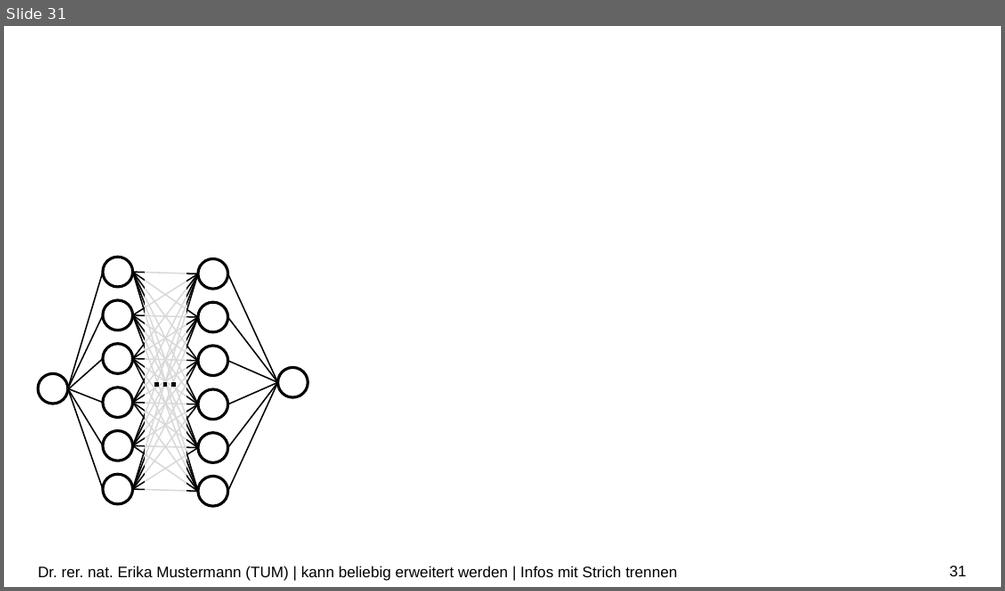
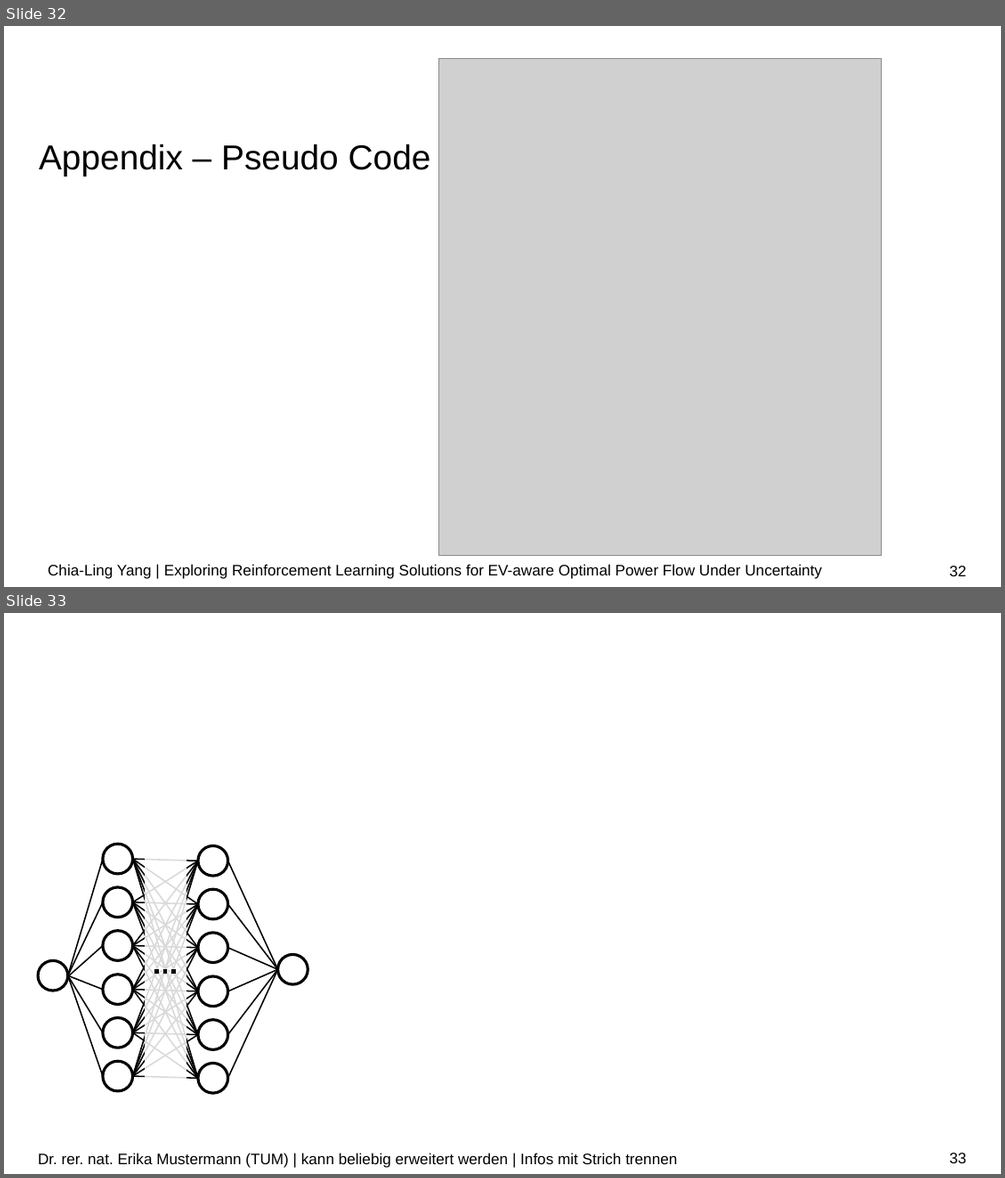
Before and after one commit to chialingyang7718/RL_OPF_EVaware, a slide deck: Mid-term Presentation.pptx. Shown one above the other, each under a label of ours: slide 31 before the commit, slides 32 and 33 after it. The pictures are 1005x591 and 1005x1178 pixels, drawn with LibreOffice and Linux fonts; fonts in the diff are those of the drawing; grey boxes stand for pictures; background and template pictures are left out. Boxes give left, top, right and bottom in pixels: in the first picture for what was removed or moved away, otherwise in the second. Text is boxed around its words. In the diff, an @@ line names an element or a change of style, - is before the commit and + after.

```diff
--- a/Mid-term Presentation.pptx
+++ b/Mid-term Presentation.pptx
@@ slide 32 added at (4,26,1001,587), background #FFFFFF @@
@@ picture added at (438,59,882,556) @@
@@ title added at (39,143,431,176), 25 pt, text #000000 @@
+Appendix – Pseudo Code
@@ text added at (48,564,822,579), 11 pt, text #000000 @@
+Chia-Ling Yang | Exploring Reinforcement Learning Solutions for EV-aware Optimal Power Flow Under Uncertainty
@@ page number added at (949,565,966,576), 11 pt, text #000000 @@
+32
@@ what was slide 31 is now slide 33 @@
@@ page number at (949,1152,966,1163): text changed @@
-31
+33
```
Also in this commit, not shown: 4 slides changed, 1 other slide added.
